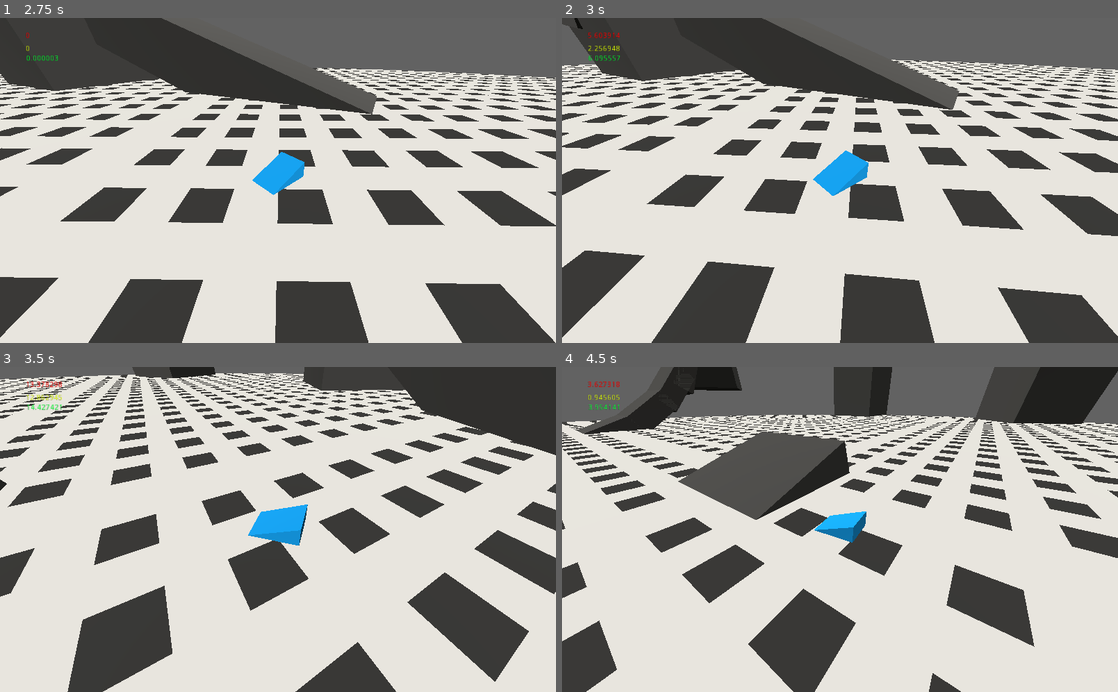
Above: before the commit, frames 1-4 (two rows, left to right).
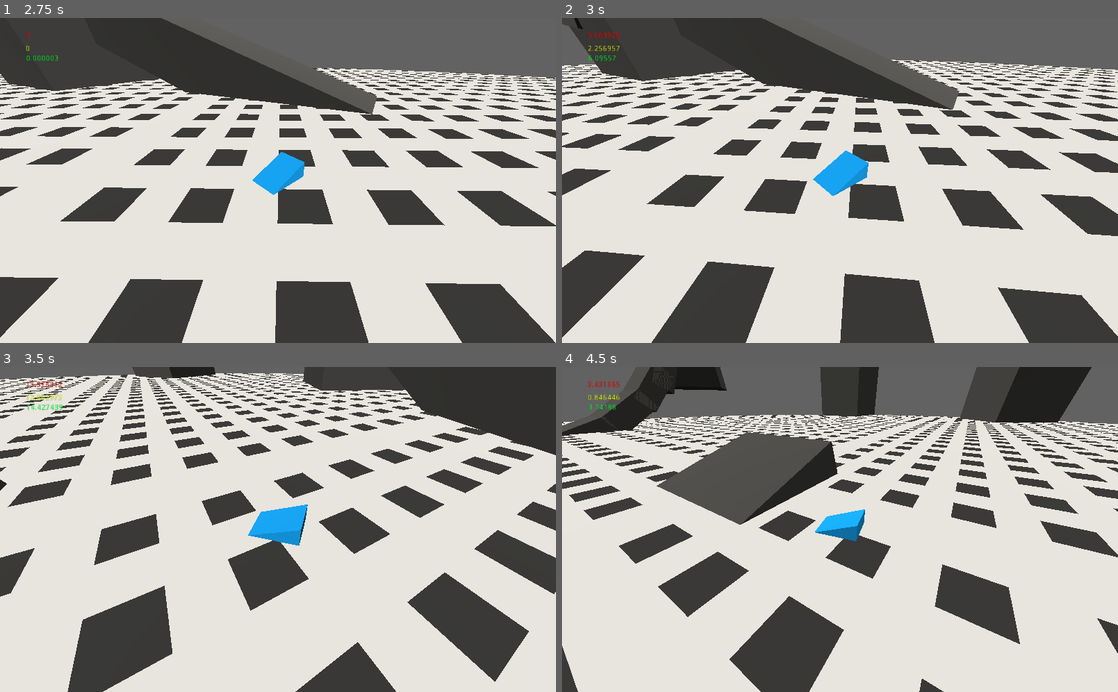
Above: after the commit, the same moments.

Repository: EdmarDev/Wind-Up-Racer
Game: Godot game, scene res://test/test_scene.tscn
Same seed, same stepped clock (60 frames per second), same inputs: the game is played once before the commit and once after it. The project has no main scene, so this scene is started directly.
Inputs:
- Up to frame 1 (2.75 s): tap Enter at 0.5, 2 s; hold D (steer_right) 0.53-1.28 s; tap Space at 1.25 s; hold Shift (brake) 1.28-2.03 s; hold D (steer_right) from 2.03 s (still down)
- Up to frame 2 (3 s): tap Space at 2.75 s; release D (steer_right) at 2.78 s; hold W (accelerate) from 2.78 s (still down)
- Up to frame 3 (3.5 s): keep holding W (accelerate)
- Up to frame 4 (4.5 s): release W (accelerate) at 3.53 s; hold A (steer_left) from 3.53 s (still down)

Frame 1 is identical in both runs. In frame 2, less than 0.1% of the frame differs, in the area x 8-95%, y 4-26%; in frame 3, less than 0.1%; in frame 4, 22%, in the area x 0-100%, y 0-100%.

Commit message:
Add speed boosts and wall bounce

Diff:
--- /dev/null
+++ b/src/items/SpeedBoost.gd
@@ -0,0 +1,11 @@
+extends Area
+
+func _ready() -> void:
+	pass # Replace with function body.
+
+
+func _on_SpeedBoost_body_entered(body: Node) -> void:
+	if not (body is Vehicle):
+		return
+	var vehicle := body as Vehicle
+	vehicle.acceleration_boost += 60
--- /dev/null
+++ b/src/items/SpeedBoost.tscn
@@ -0,0 +1,28 @@
+[gd_scene load_steps=5 format=2]
+
+[ext_resource path="res://src/items/SpeedBoost.gd" type="Script" id=1]
+
+[sub_resource type="SphereShape" id=1]
+radius = 0.579363
+
+[sub_resource type="SpatialMaterial" id=2]
+albedo_color = Color( 0.345098, 0.847059, 1, 1 )
+
+[sub_resource type="CubeMesh" id=3]
+material = SubResource( 2 )
+size = Vector3( 0.5, 0.5, 0.5 )
+
+[node name="SpeedBoost" type="Area"]
+script = ExtResource( 1 )
+
+[node name="CollisionShape" type="CollisionShape" parent="."]
+transform = Transform( 1, 0, 0, 0, 1, 0, 0, 0, 1, 0, 0.460577, 0 )
+shape = SubResource( 1 )
+
+[node name="visual" type="Spatial" parent="."]
+
+[node name="MeshInstance" type="MeshInstance" parent="visual"]
+transform = Transform( 1, 0, 0, 0, 1, 0, 0, 0, 1, 0, 0.461718, 0 )
+mesh = SubResource( 3 )
+material/0 = null
+[connection signal="body_entered" from="." to="." method="_on_SpeedBoost_body_entered"]
--- a/src/vehicle/vehicle.gd
+++ b/src/vehicle/vehicle.gd
@@ -1,13 +1,15 @@
 class_name Vehicle
 extends KinematicBody
 
+var acceleration_boost := 0
+var _boost_decay := 2
 var _wheel_base := 1.9
 var _velocity: Vector3
 var _acceleration :=  35
 var _reverse_accel := 15
 var _heading_direction: Vector3
 var _steering_direction: float
-var _steering_angle := 13
+var _steering_angle := 15
 var _gravity := 15
 var _friction := .9
 var _drag := 0.06
@@ -27,8 +29,9 @@
 		align_to_floor()
 		var f := _friction
 
+		_update_acceleration(delta)
 		if Input.is_action_pressed("accelerate"):
-			_velocity += _acceleration * _heading_direction * delta;
+			_velocity += get_final_acceleration() * _heading_direction * delta;
 		elif Input.is_action_pressed("reverse"):
 			_velocity -= _reverse_accel * _heading_direction * delta;
 		if Input.is_action_pressed("brake"):
@@ -50,10 +53,23 @@
 
 	_velocity.y -= _gravity * delta
 	_velocity = move_and_slide(_velocity, Vector3.UP)
+	for i in get_slide_count():
+		var col := get_slide_collision(i)
+		var angle := rad2deg(col.normal.angle_to(Vector3.UP))
+		if angle >= 45:
+			_velocity += col.normal * 10
+			print(_velocity)
+			break
 	$speed.text = str(_velocity.length())
 	if _velocity.length() < .01:
 		_velocity = Vector3.ZERO
 
+
+func get_final_acceleration():
+	return acceleration_boost + _acceleration
+
+func _update_acceleration(delta):
+	acceleration_boost = max(0, acceleration_boost - _boost_decay * delta)
 
 func steering(delta):
 	var rear_wheel = global_transform.origin - _heading_direction * _wheel_base/2
@@ -64,7 +80,7 @@
 	var d := _heading_direction.dot(_velocity.normalized())
 	if d > 0:
 		var target_vel := _heading_direction * _velocity.length()
-		_velocity = _velocity.linear_interpolate(target_vel, 21 * delta)
+		_velocity = _velocity.linear_interpolate(target_vel, 5 * delta)
 	else:
 		_velocity =  -_heading_direction * _velocity.length()
 
--- a/test/test_scene.tscn
+++ b/test/test_scene.tscn
@@ -1,7 +1,8 @@
-[gd_scene load_steps=14 format=2]
+[gd_scene load_steps=15 format=2]
 
 [ext_resource path="res://src/vehicle/vehicle.tscn" type="PackedScene" id=1]
 [ext_resource path="res://test/test_camera.gd" type="Script" id=2]
+[ext_resource path="res://src/items/SpeedBoost.tscn" type="PackedScene" id=3]
 
 [sub_resource type="CylinderShape" id=1]
 radius = 100.0
@@ -277,3 +278,12 @@
 fov = 85.0
 far = 500.0
 script = ExtResource( 2 )
+
+[node name="SpeedBoost" parent="." instance=ExtResource( 3 )]
+transform = Transform( 1, 0, 0, 0, 1, 0, 0, 0, 1, 0, 0.970133, 18.5244 )
+
+[node name="SpeedBoost2" parent="." instance=ExtResource( 3 )]
+transform = Transform( 1, 0, 0, 0, 1, 0, 0, 0, 1, -14.3785, 0.970133, 9.66 )
+
+[node name="SpeedBoost3" parent="." instance=ExtResource( 3 )]
+transform = Transform( 1, 0, 0, 0, 1, 0, 0, 0, 1, -31.6176, 0.970133, 24.0497 )
